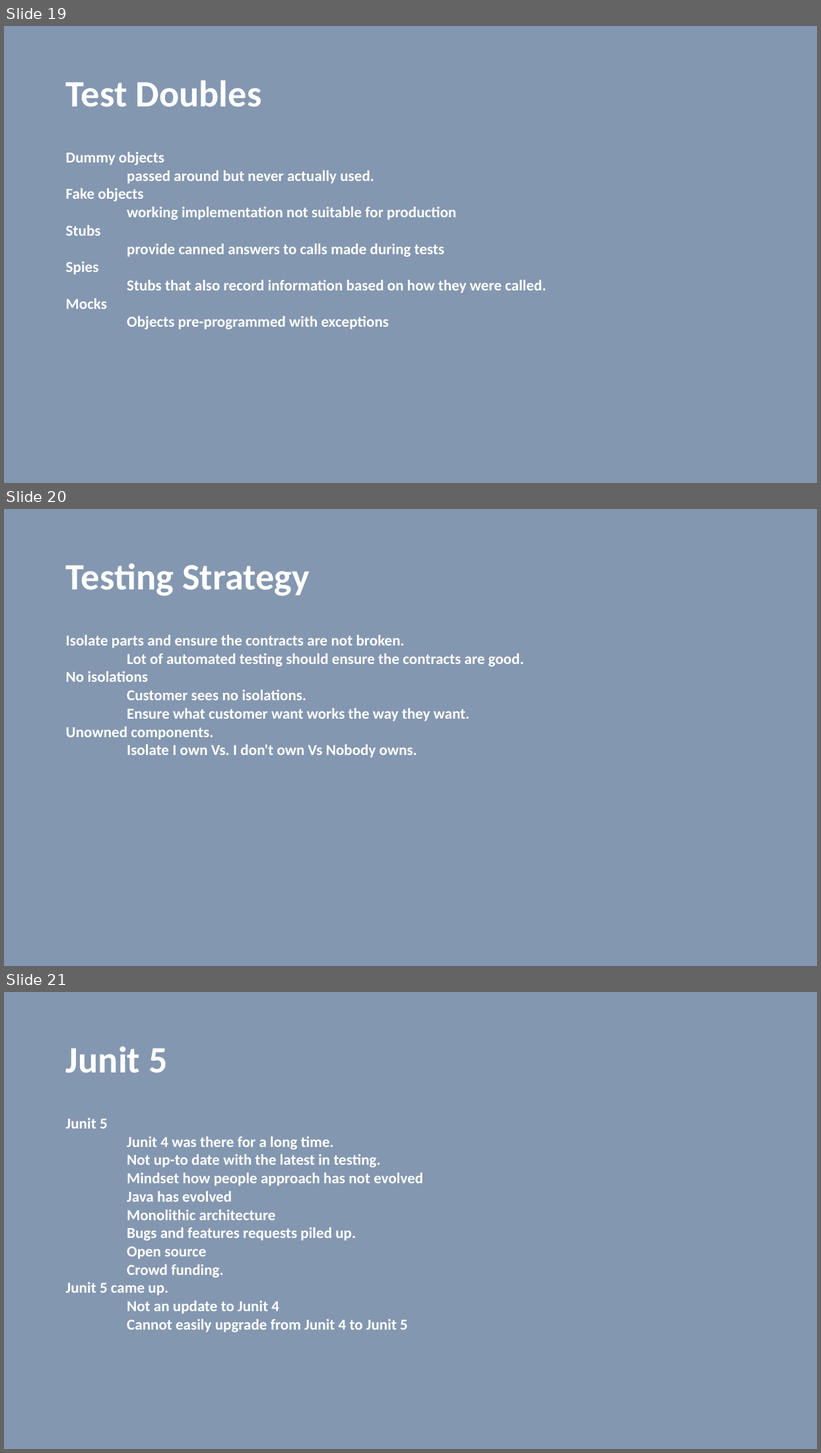
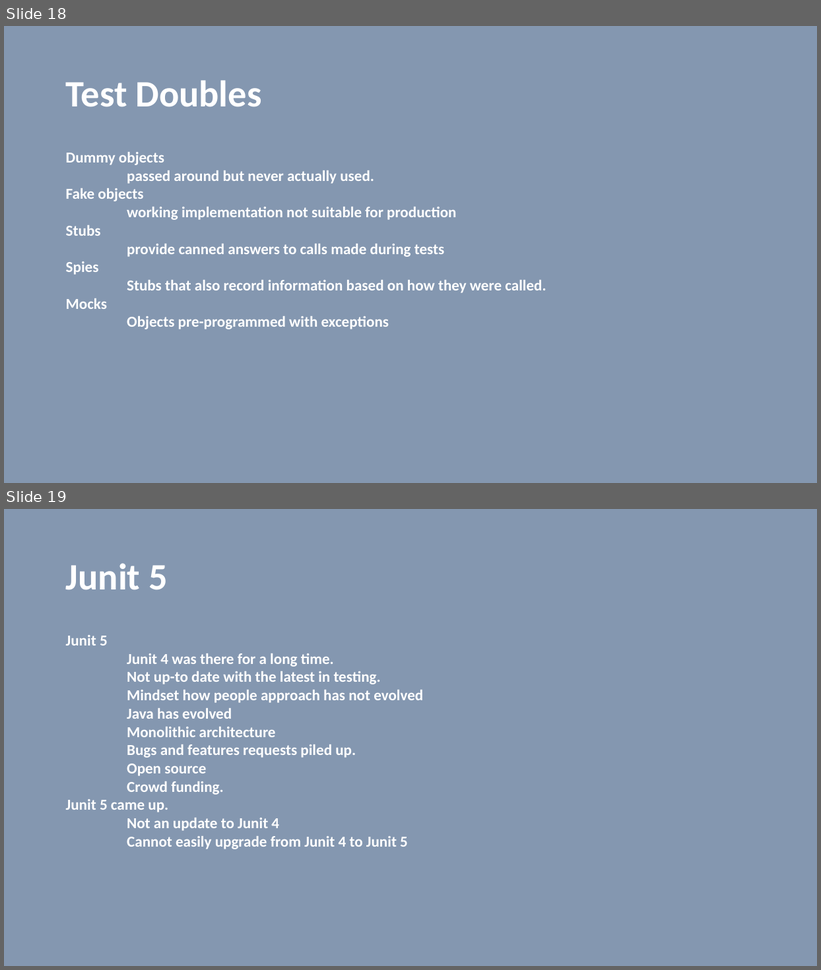
Before and after one commit to vilasvarghese/microservices, a slide deck: training/day3/Day3.pptx. Shown one above the other, each under a label of ours: slides 19, 20 and 21 before the commit, slides 18 and 19 after it. The pictures are 821x1453 and 821x970 pixels, drawn with LibreOffice and Linux fonts; fonts in the diff are those of the drawing. Boxes give left, top, right and bottom in pixels: in the first picture for what was removed or moved away, otherwise in the second. Text is boxed around its words. In the diff, an @@ line names an element or a change of style, - is before the commit and + after.

```diff
--- a/training/day3/Day3.pptx
+++ b/training/day3/Day3.pptx
@@ slide 20 removed at [4,509,817,966], background #8497B0 @@
@@ title removed at [66,563,310,596] @@
-Testing Strategy
@@ text removed at [66,635,524,758] @@
-Isolate parts and ensure the contracts are not broken.
-Lot of automated testing should ensure the contracts are good.
-No isolations
-Customer sees no isolations.
-Ensure what customer want works the way they want.
-Unowned components.
-Isolate I own Vs. I don't own Vs Nobody owns.
@@ what was slide 19 is now slide 18 @@
@@ what was slide 21 is now slide 19 @@
```
Also in this commit, not shown: 4 slides changed, 1 other slide removed, 8 other files.
